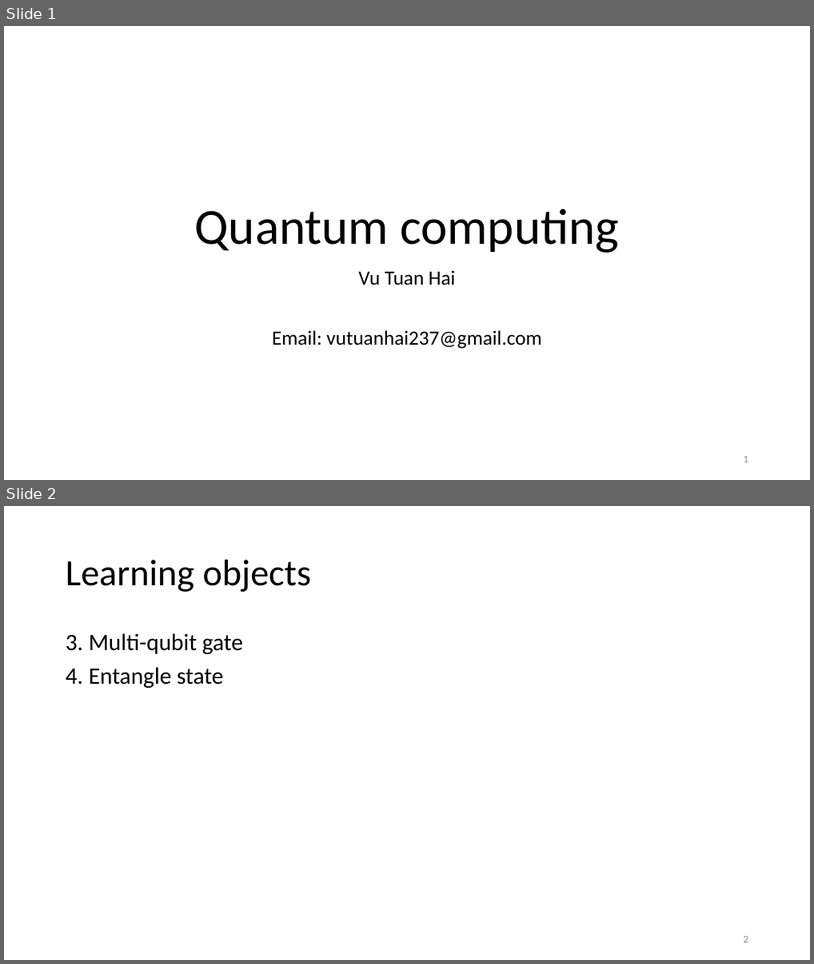
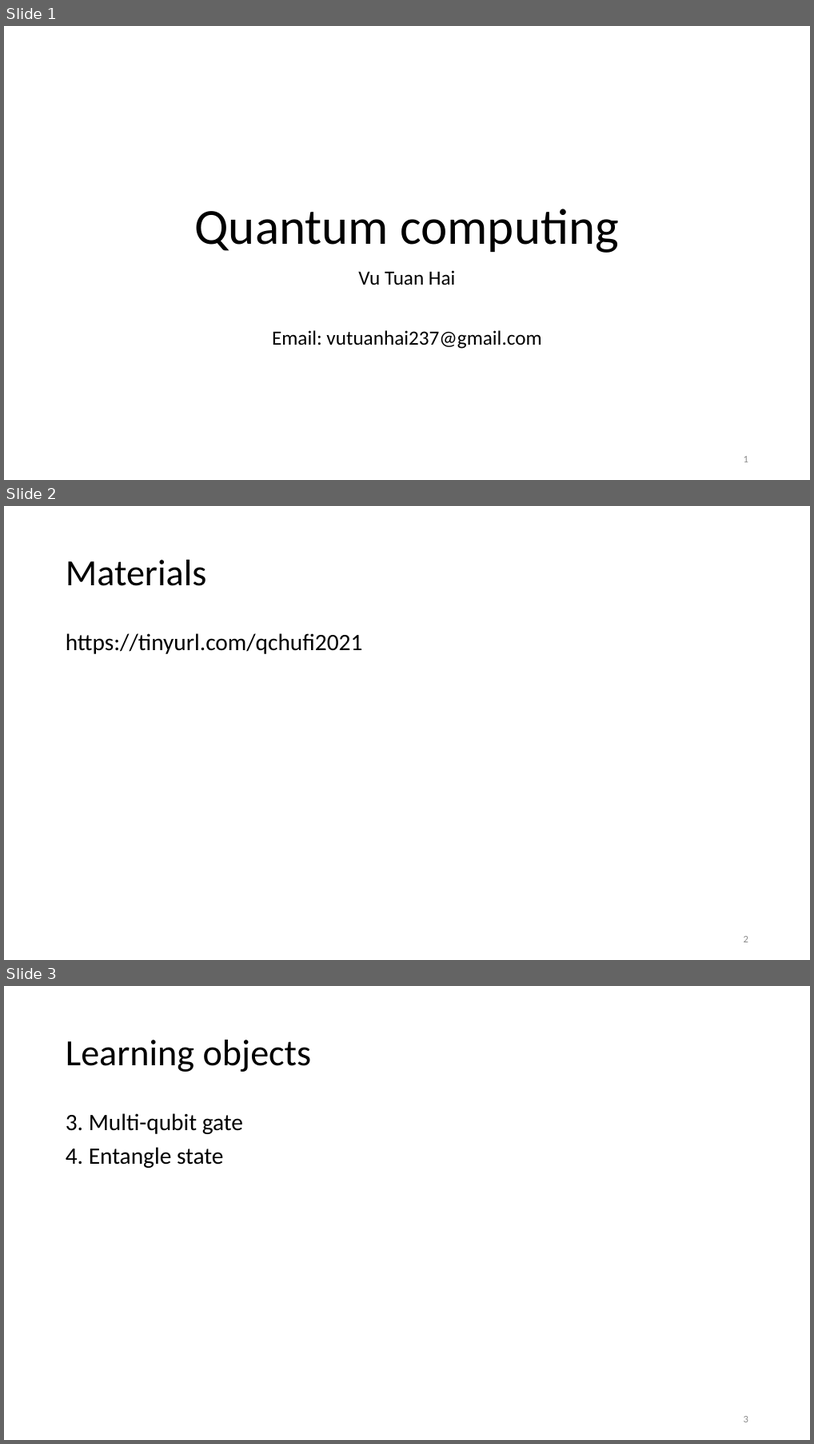
Before and after one commit to vutuanhai237/CourseMaterials, a slide deck: 2. Quantum Gate.pptx. Shown one above the other, each under a label of ours: slides 1 and 2 before the commit, slides 1, 2 and 3 after it. The pictures are 814x964 and 814x1444 pixels, drawn with LibreOffice and Linux fonts; fonts in the diff are those of the drawing. Boxes give left, top, right and bottom in pixels: in the first picture for what was removed or moved away, otherwise in the second. Text is boxed around its words. In the diff, an @@ line names an element or a change of style, - is before the commit and + after.

```diff
--- a/2. Quantum Gate.pptx
+++ b/2. Quantum Gate.pptx
@@ slide 2 added at <box>4,506,810,960</box>, background #FFFFFF @@
@@ title added at <box>66,560,207,586</box>, 44 pt, text #000000 @@
+Materials
@@ text added at <box>66,633,363,654</box>, 28 pt, text #000000 @@
+https://tinyurl.com/qchufi2021
@@ page number added at <box>744,936,749,942</box>, 12 pt, text #8C8C8C @@
+2
@@ what was slide 2 is now slide 3 @@
```
Also in this commit, not shown: 3 other files.
